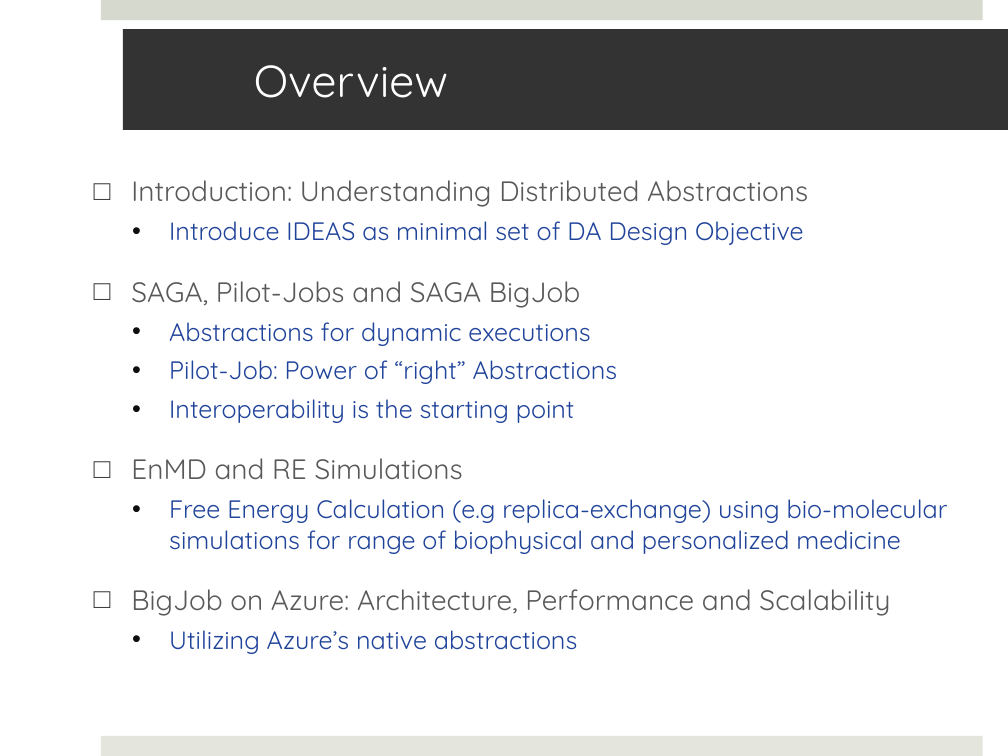
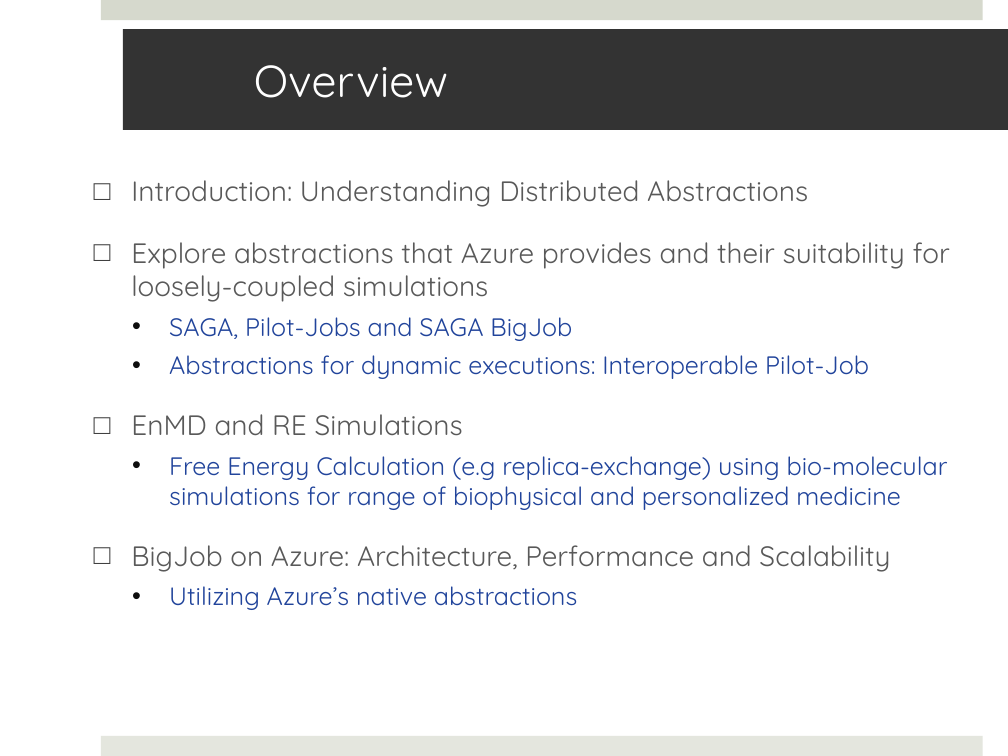
Before and after one commit to saga-project/saga-cpp-legacy-projects, a slide deck: slide 2 of papers/cloudcom10/presentation/saga-azure-cloudcom10.pptx. Drawn at 1008x756 pixels with LibreOffice and Linux fonts; fonts in the diff are those of the drawing. Boxes give left, top, right and bottom in pixels: in the first picture for what was removed or moved away, otherwise in the second. Text is boxed around its words. In the diff, an @@ line names an element or a change of style, - is before the commit and + after.

```diff
--- a/papers/cloudcom10/presentation/saga-azure-cloudcom10.pptx
+++ b/papers/cloudcom10/presentation/saga-azure-cloudcom10.pptx
@@ text at bbox=[131, 242, 950, 302]: text changed; size 18 to 20 pt; text colour #21449B to #595959 @@
-  • Introduce IDEAS as minimal set of DA Design Objective
+□ Explore abstractions that Azure provides and their suitability for loosely-coupled simulations
@@ text at bbox=[169, 317, 572, 341]: size 20 to 18 pt, text colour #595959 to #21449B in "SAGA, Pilot-Jobs and SAGA BigJob"; bullet □ to •; list level 1 to 2 in "SAGA, Pilot-Jobs and SAGA BigJob"; bullet colour #404040 to #0D0D0D @@
@@ text at bbox=[169, 355, 869, 379]: text changed @@
-  • Abstractions for dynamic executions
-  • Pilot-Job: Power of “right” Abstractions
-  • Interoperability is the starting point
+  • Abstractions for dynamic executions: Interoperable Pilot-Job
```
Also in this commit, not shown: 3 other slides changed, 4 slides added, 5 slides removed.
